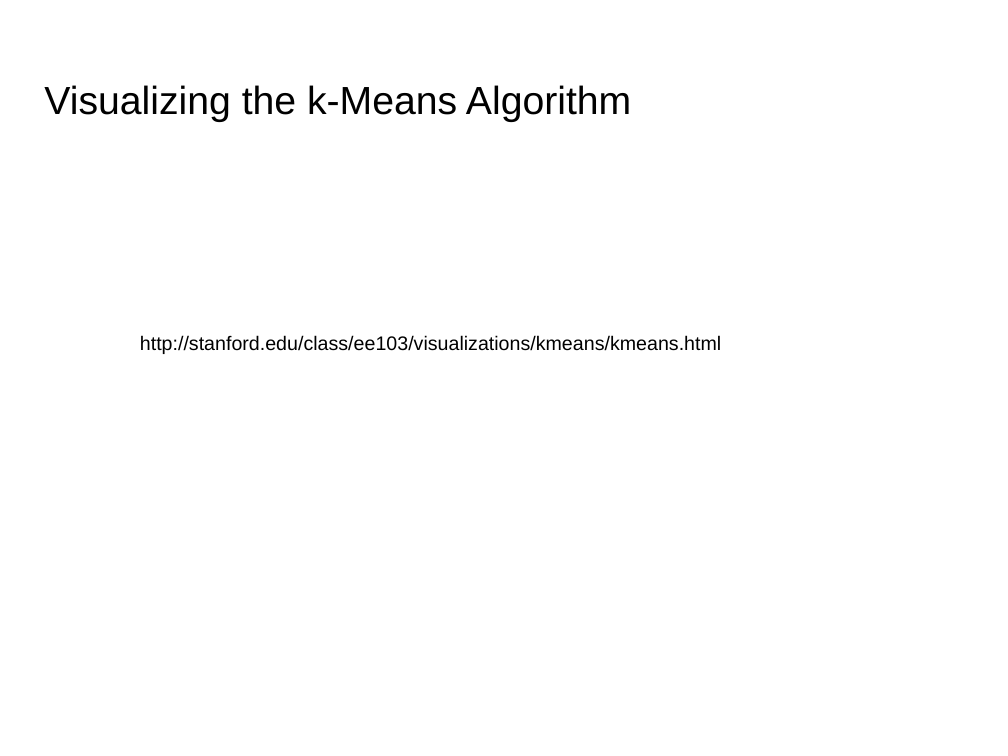
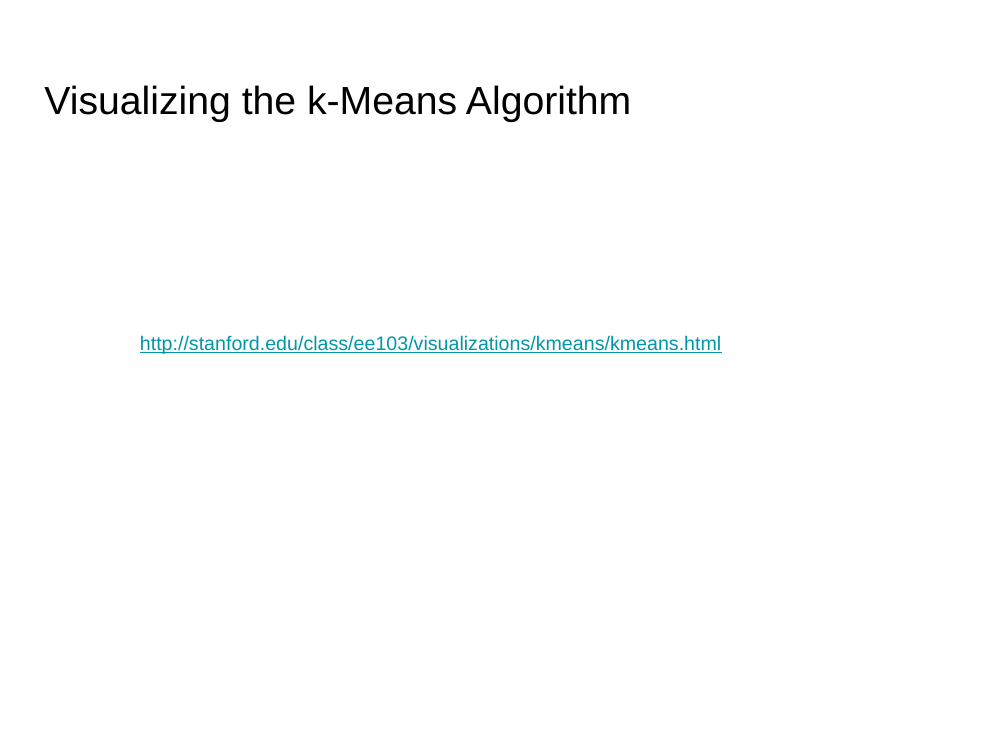
Before and after one commit to lutzhamel/CSC310, a slide deck: slide 7 of notes/17-unsupervised-learning.pptx (slide 8 before the commit). Drawn at 1008x756 pixels with LibreOffice and Linux fonts; fonts in the diff are those of the drawing. Boxes give left, top, right and bottom in pixels: in the first picture for what was removed or moved away, otherwise in the second. Text is boxed around its words. In the diff, an @@ line names an element or a change of style, - is before the commit and + after.

```diff
--- a/notes/17-unsupervised-learning.pptx
+++ b/notes/17-unsupervised-learning.pptx
@@ text "http://stanford.edu/class/ee103/visualizations/kmeans/kmeans ..." at box(140, 335, 721, 354): text colour #000000 to #0097A7, underline on @@
```
Also in this commit, not shown: 9 other slides changed, 1 slide added, 2 slides removed, 2 other files.
